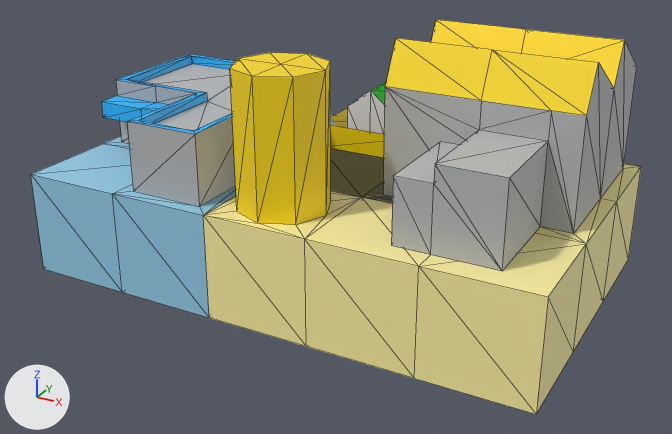
A saved change to the glTF model www/assets.glb.
Before and after are seen from a 50 mm camera at (4.49, -7.82, 3.16) aimed at (0.59, -0.73, -0.38). The axes (+X, +Y, +Z) are drawn at lower left. The lights are the same throughout. The picture after the commit comes second. Mesh edges are drawn as thin lines. Vertices at exactly the same position are counted once.

In view in the first picture: 'factory', 'house', 'select', 'shop' and 1 more.
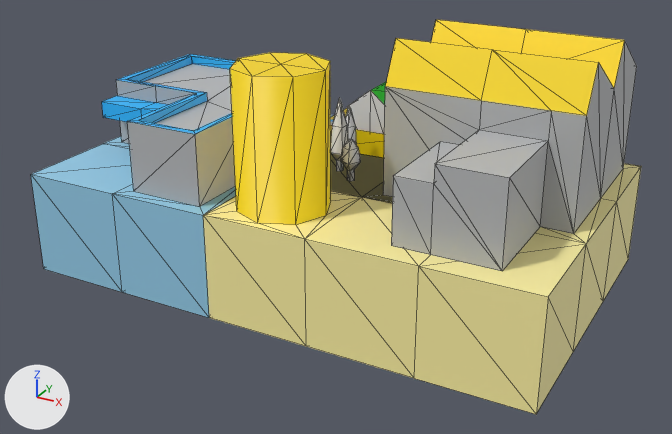
Commit message: added trees to grass tiles

What the commit changed:
me_cube_003 has 85 vertices, 166 faces and spans x 0.0..3.0, y -2.0..1.0, z -1.0..1.38.
me_cube_003 is used by ob_factory; location (0.0, 0.0, 0.0).
me_cube_003 part 1: all 16 faces centred in x 0.12..0.88, y -1.88..-1.12, z 0.42..0.84 are now shaded smooth.
Mesh me_cube_007 is new.
It has 62 vertices, 106 faces and spans x 0.18..0.804, y 0.186..0.829, z -0.004..0.72.
It uses material mat_material_009 (picture img_texture).
Mesh me_cube_006 is new.
It has 21 vertices, 36 faces and spans x 0.437..0.569, y 0.434..0.566, z -0.004..0.72.
It uses material mat_material_009 (picture img_texture).
Object 'tree2' (ob_tree2) is new; it shows me_cube_007.
Its location is (0.0, -1.0, 0.0).
Object 'tree1' (ob_tree1) is new; it shows me_cube_006.
Its location is (0.0, -1.0, 0.0).

Location of each change, [x1, y1, x2, y2] in pixels of the pictures (672 x 434 px):
'tree1', added
    after: [331, 98, 348, 171]
'tree2', added
    after: [341, 105, 361, 181]
part 1 of me_cube_003, shading changed
    both: [230, 64, 331, 225]
